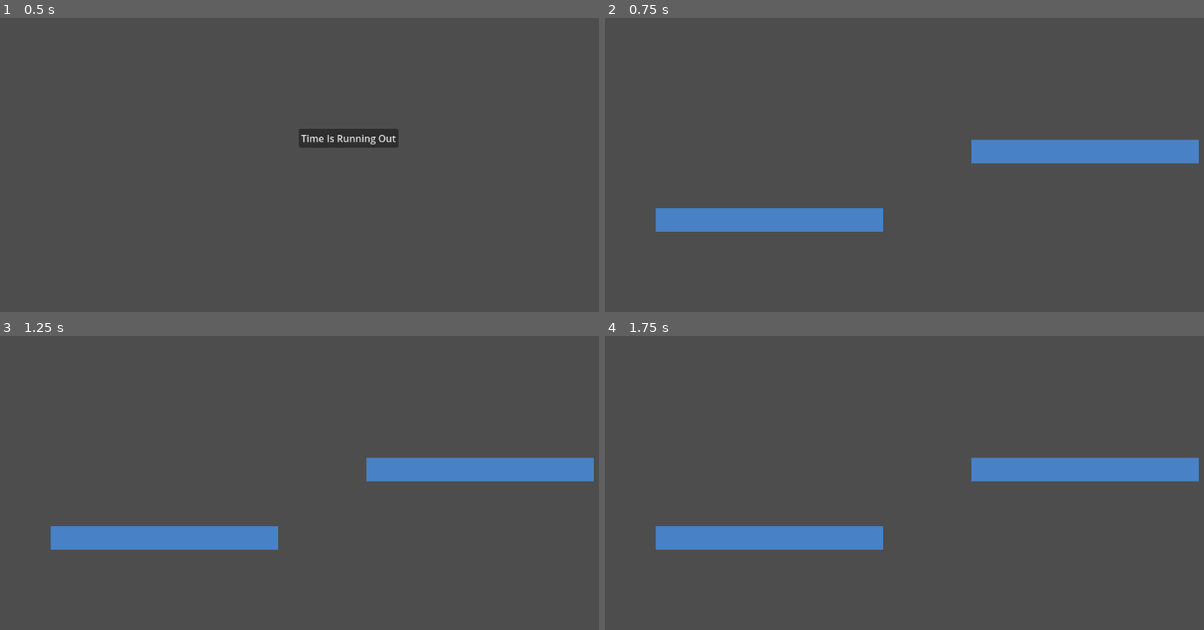
Above: before the commit, frames 1-4 (two rows, left to right).
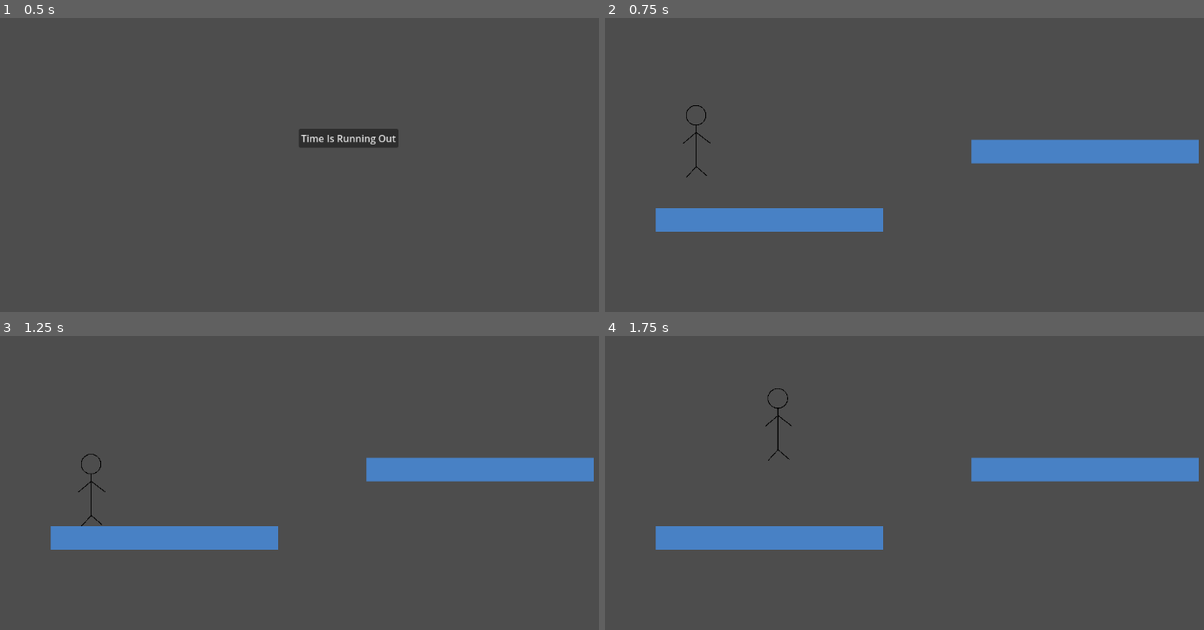
Above: after the commit, the same moments.

Repository: JuvenalSantiso/GameJam_TIRO
Game: Godot game, scene res://ui/main_menu.tscn
Same seed, same stepped clock (60 frames per second), same inputs: the game is played once before the commit and once after it.
Inputs:
- Up to frame 1 (0.5 s): no input
- Up to frame 2 (0.75 s): click "Time Is Running Out" at 0.5 s
- Up to frame 3 (1.25 s): no input
- Up to frame 4 (1.75 s): tap Enter at 1.25 s; hold D (right) from 1.28 s (still down); tap Space (jump) at 1.52 s

Frame 1 is identical in both runs. In frame 2, less than 0.1% of the frame differs, in the area x 12-18%, y 29-55%; in frame 3, less than 0.1%, in the area x 12-18%, y 40-65%; in frame 4, less than 0.1%.

Commit message:
Adding loop for all players

Diff:
--- a/globals/GameManager.gd
+++ b/globals/GameManager.gd
@@ -1 +1,16 @@
 extends Node
+
+var player_scene: PackedScene = preload("res://player/player.tscn")
+
+var current_spawner: Marker2D
+
+func spawn_player(marker_spawn: Marker2D):
+	current_spawner = marker_spawn
+	var player = player_scene.instantiate()
+	player.s_death.connect(spawn_player_and_set_active)
+	marker_spawn.add_child(player)
+
+func spawn_player_and_set_active():
+	var p = player_scene.instantiate()
+	p.s_death.connect(spawn_player_and_set_active)
+	current_spawner.add_child(p)
--- a/levels/level_0.tscn
+++ b/levels/level_0.tscn
@@ -1,9 +1,12 @@
-[gd_scene load_steps=2 format=3 uid="uid://cjhthc8hewvth"]
+[gd_scene load_steps=3 format=3 uid="uid://cjhthc8hewvth"]
+
+[ext_resource type="Script" path="res://levels/scripts/level_0.gd" id="1_0100v"]
 
 [sub_resource type="RectangleShape2D" id="RectangleShape2D_ujqcn"]
 size = Vector2(374.5, 37)
 
 [node name="Level0" type="Node2D"]
+script = ExtResource("1_0100v")
 
 [node name="StaticBody2D2" type="StaticBody2D" parent="."]
 position = Vector2(606, 327)
--- /dev/null
+++ b/levels/scripts/level_0.gd
@@ -0,0 +1,4 @@
+extends Node2D
+
+func _ready():
+	GameManager.spawn_player($Spawn)
--- a/player/scripts/player.gd
+++ b/player/scripts/player.gd
@@ -21,6 +21,7 @@
 
 func _ready():
 	initial_position = position
+	is_death = false
 
 func _physics_process(delta):
 	if not is_death:
--- a/project.godot
+++ b/project.godot
@@ -14,6 +14,10 @@
 run/main_scene="res://ui/main_menu.tscn"
 config/features=PackedStringArray("4.2", "Forward Plus")
 config/icon="res://icon.svg"
+
+[autoload]
+
+GameManager="*res://globals/GameManager.gd"
 
 [input]
 
